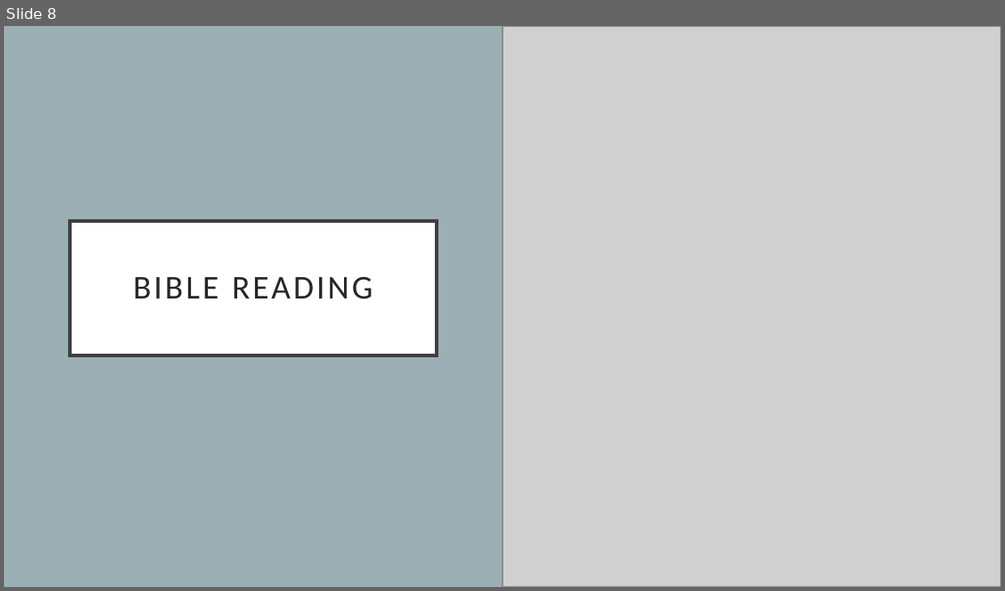
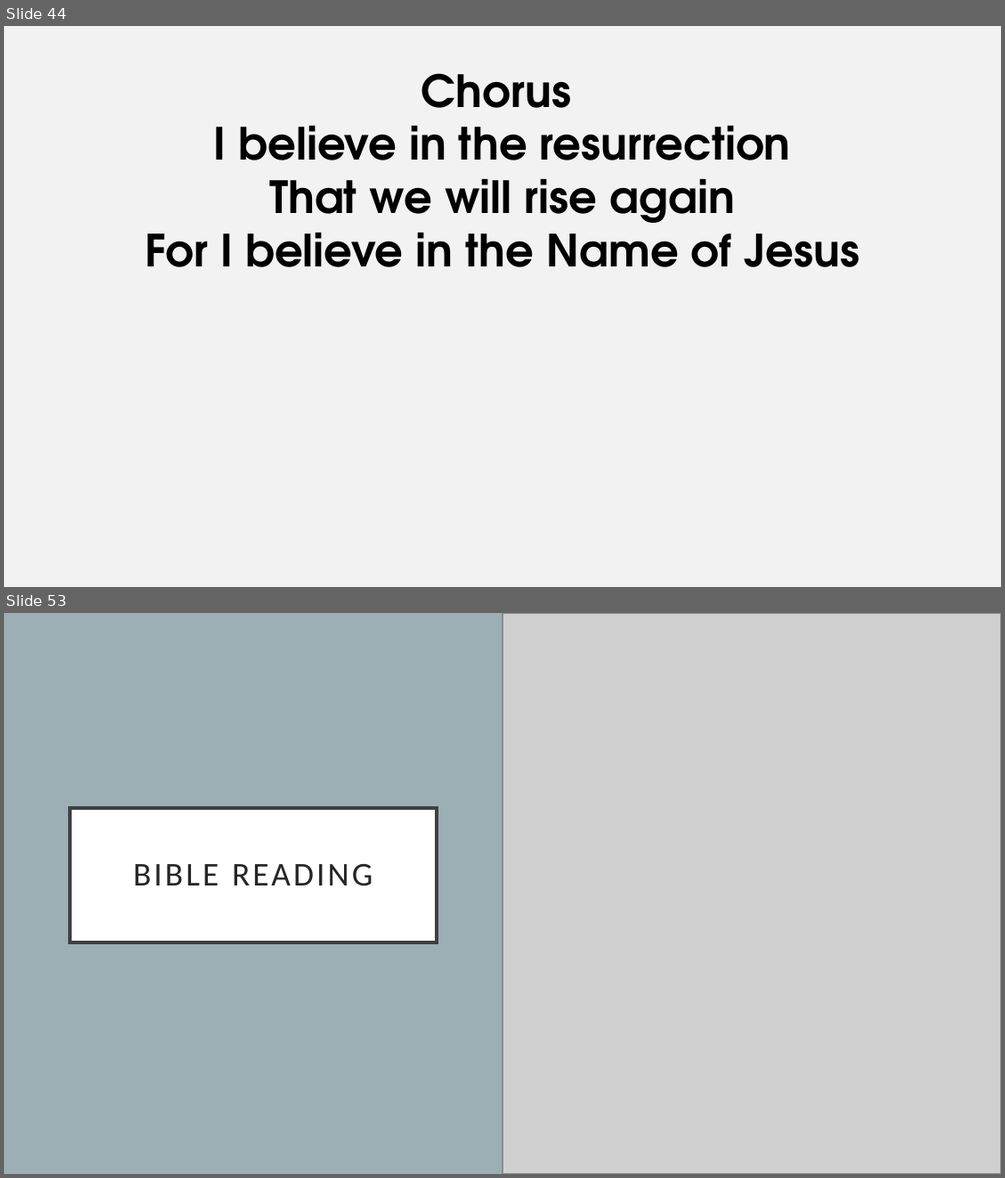
Before and after one commit to pangwuu/Weekly-powerpoint-maker, a slide deck: Slides/19_11_23.pptx. Shown one above the other, each under a label of ours: slide 8 before the commit, slides 44 and 53 after it; the slides between them are not shown. The pictures are 1005x591 and 1005x1178 pixels, drawn with LibreOffice and Linux fonts; fonts in the diff are those of the drawing; grey boxes stand for pictures. Boxes give left, top, right and bottom in pixels: in the first picture for what was removed or moved away, otherwise in the second. Text is boxed around its words. In the diff, an @@ line names an element or a change of style, - is before the commit and + after.

```diff
--- a/Slides/19_11_23.pptx
+++ b/Slides/19_11_23.pptx
@@ slide 44 added at (4, 26, 1001, 587), background #F2F2F2 @@
@@ subtitle added at (145, 73, 859, 267), 32 pt, text #000000, bold @@
+Chorus
+I believe in the resurrection
+That we will rise again
+For I believe in the Name of Jesus
@@ what was slide 8 is now slide 53 @@
```
Also in this commit, not shown: 49 other slides added, 4 slides removed, 12 other files.
